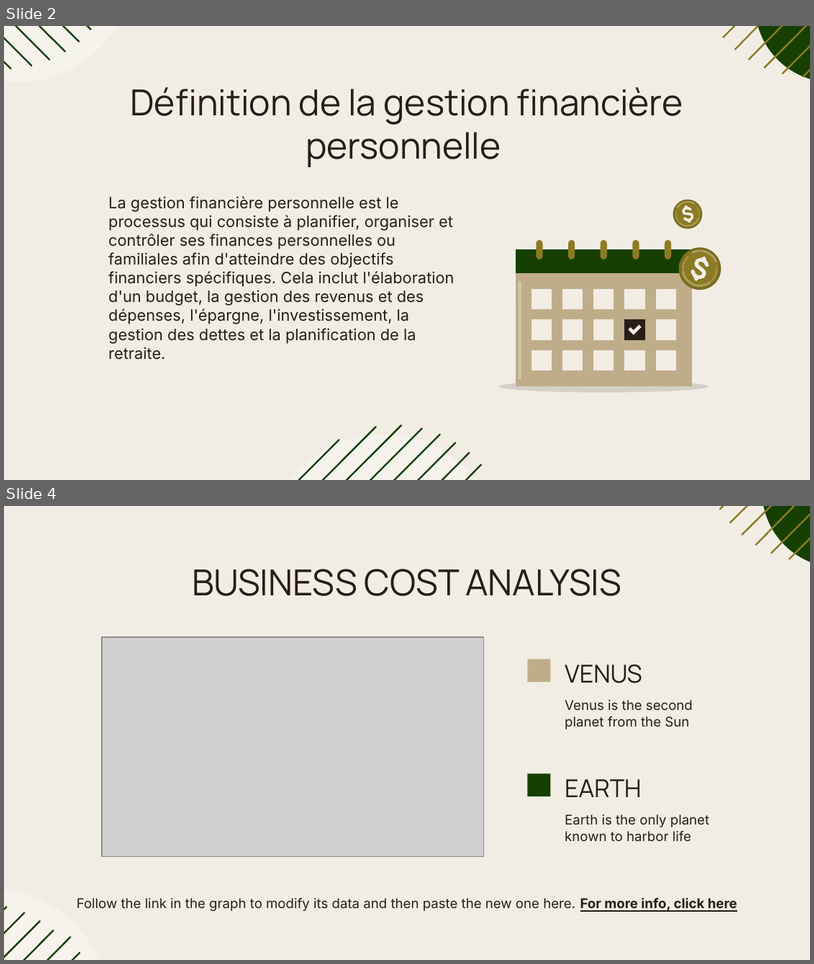
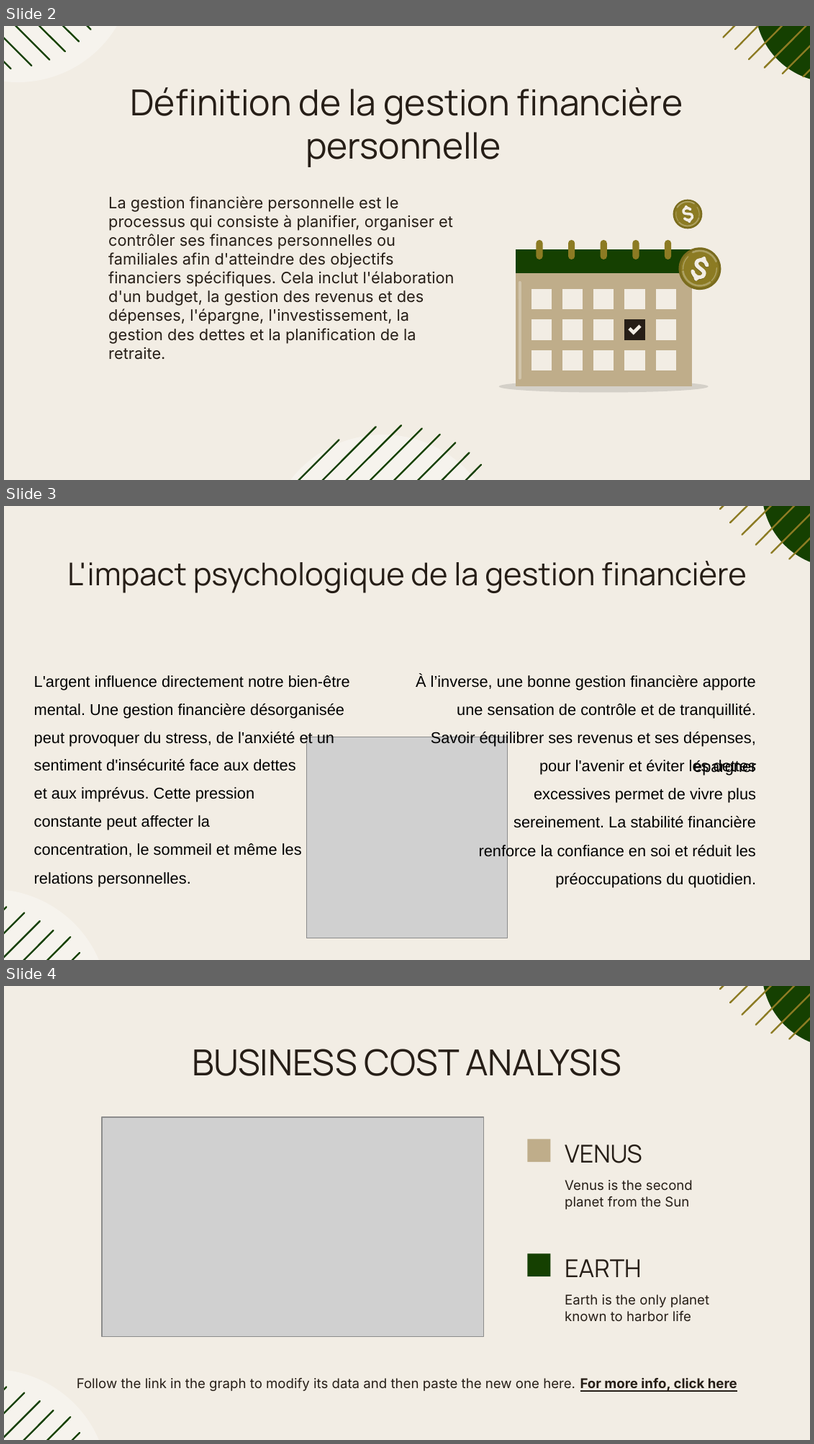
Before and after one commit to jaaysus/SoftSkillsPresentation, a slide deck: Business Cost Analysis Infographics.pptx. Shown one above the other, each under a label of ours: slides 2 and 4 before the commit, slides 2, 3 and 4 after it; the slides between them are not shown. The pictures are 814x964 and 814x1444 pixels, drawn with LibreOffice and Linux fonts; fonts in the diff are those of the drawing; grey boxes stand for pictures. Boxes give left, top, right and bottom in pixels: in the first picture for what was removed or moved away, otherwise in the second. Text is boxed around its words. In the diff, an @@ line names an element or a change of style, - is before the commit and + after.

Commit message:
added psychological impact

```diff
--- a/Business Cost Analysis Infographics.pptx
+++ b/Business Cost Analysis Infographics.pptx
@@ slide 3 added at (x1=4, y1=506, x2=810, y2=960), background #F2EDE4; not listed: 14 template elements that a slide beside it also shows @@
@@ title added at (x1=67, y1=561, x2=747, y2=593), 28 pt, text #261E17 @@
+L'impact psychologique de la gestion financière
@@ text added at (x1=34, y1=675, x2=350, y2=746), 14 pt, text #000000 @@
+  L'argent influence directement notre bien-être mental. Une gestion financière désorganisée peut provoquer du stress, de l'anxiété et un
@@ text added at (x1=416, y1=674, x2=756, y2=746), 14 pt, text #000000 @@
+À l’inverse, une bonne gestion financière apporte une sensation de contrôle et de tranquillité. Savoir équilibrer ses revenus et ses dépenses, épargner
@@ picture added at (x1=306, y1=736, x2=507, y2=937) @@
@@ text added at (x1=34, y1=759, x2=302, y2=886), 14 pt, text #000000 @@
+sentiment d'insécurité face aux dettes et aux imprévus. Cette pression constante peut affecter la concentration, le sommeil et même les relations personnelles.
@@ text added at (x1=479, y1=759, x2=757, y2=888), 14 pt, text #000000 @@
+pour l'avenir et éviter les dettes excessives permet de vivre plus sereinement. La stabilité financière renforce la confiance en soi et réduit les préoccupations du quotidien.
```
Also in this commit, not shown: 1 slide removed.
